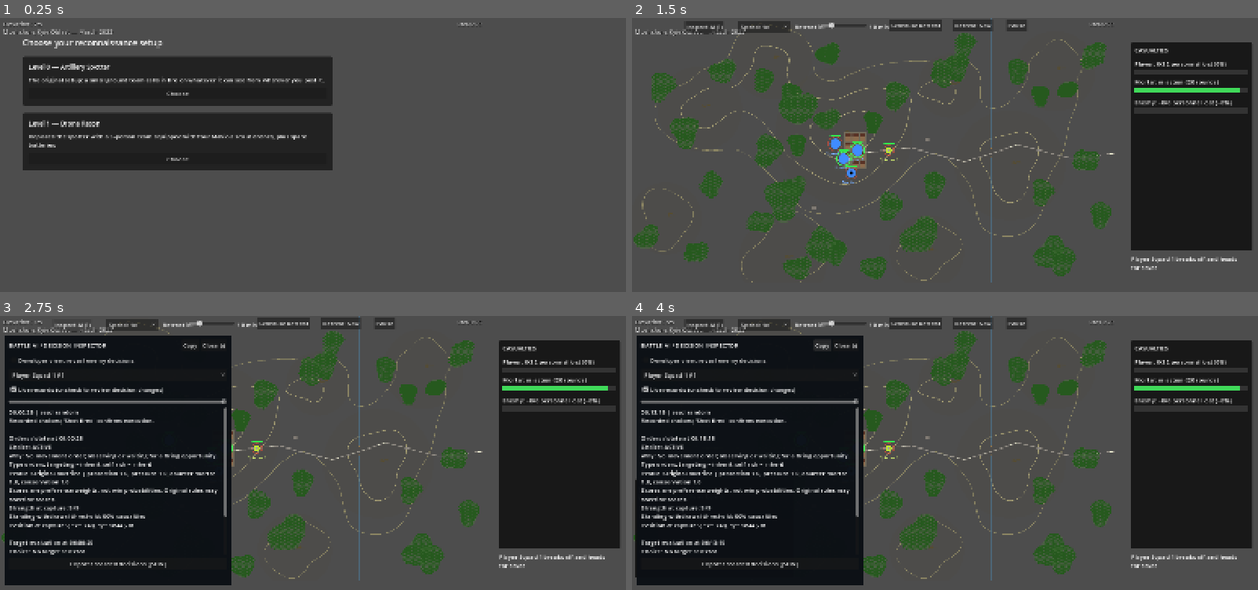
Above: before the commit, frames 1-4 (two rows, left to right).
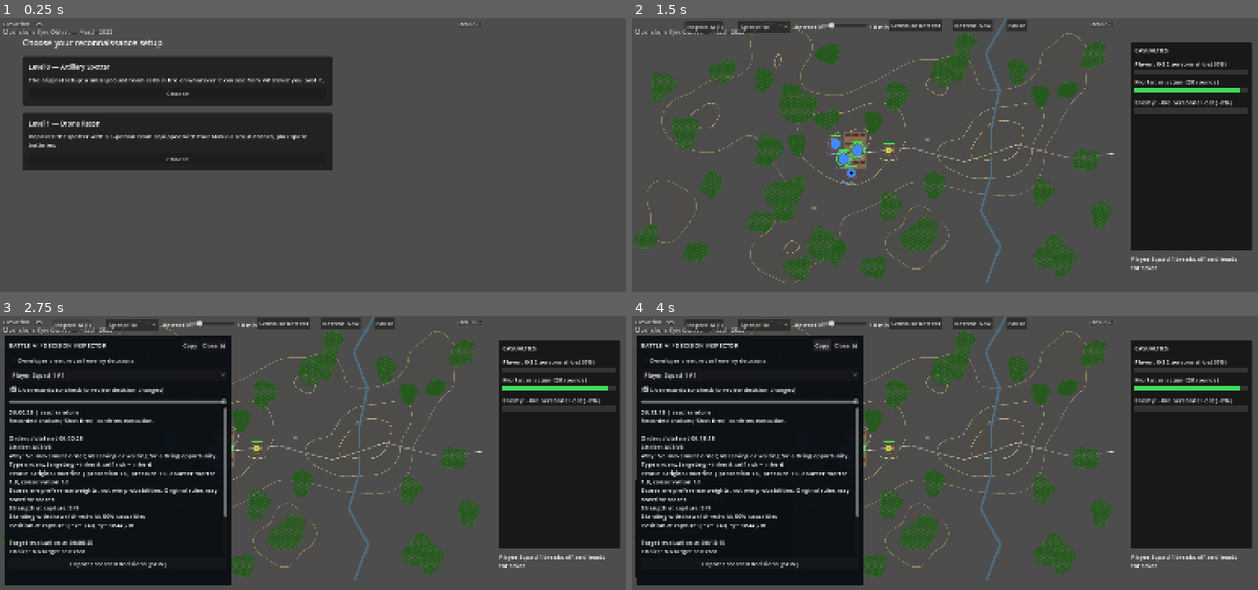
Above: after the commit, the same moments.

Repository: verybadcat/Drones
Game: Godot game, scene res://scenes/Main.tscn
The game is run twice, just before and just after one commit, with the same random seed, the same clock (stepped at 60 frames per second) and the same inputs.
Inputs (mouse positions are in pixels of both pictures, inside the frame that each line leads up to):
- Up to frame 1 (0.25 s): no input
- Up to frame 2 (1.5 s): click "Choose" at 0.5 s; click "Start Battle" at 1.25 s
- Up to frame 3 (2.75 s): click "Inspect AI (i)" at 2 s
- Up to frame 4 (4 s): tap Enter at 2.75 s; move the mouse to (1082, 444) at 2.77 s; hold D 2.78-3.5 s; tap I at 2.85 s; click (1082, 444) at 2.92 s; click "Copy" at 3.5 s

The runs differ from the first frame. In frame 1, less than 0.1% of the frame differs, in the area x 5-7%, y 1-3%; in frame 2, 2.4%, in the area x 1-74%, y 0-97%; in frame 3, 1.5%; in frame 4, 1.5%.

Commit message:
Make the river actually meander, and move the hills
Direct feedback: "River is a straight line!?!? Topo lines are very
similar if not identical." Both were real gaps - the river was two
straight rects flanking the bridge gap, and CURRENT_MAP.hills had been
carried over from the old fictional map completely unchanged.

River now has a real winding path_m (9 points, ~230m of deviation);
_build_river_rects builds one blocking rect per leg instead of two long
ones, reusing the same rect-crossing check throughout. The bridge sits
on a deliberately straight ~600m reach so the gap-splitting math stays
simple. _draw_river now walks the path's own legs instead of drawing the
blocking rects directly, so it reads as a winding line.

Repositioned/resized most hills and added a new one: a near-bank bluff
overlooking the crossing on the defender's side, paired with the
existing enemy-side rise reworked into an explicit far-bank bluff - real
river valleys are typically flanked on both sides.

Co-Authored-By: Claude Sonnet 5 <noreply@anthropic.com>

Diff:
--- a/scripts/game_config.gd
+++ b/scripts/game_config.gd
@@ -159,35 +159,43 @@
 	## advantage; the rest add varied, natural-looking relief across the
 	## whole battlefield.
 	"hills": [
-		{"center_m": Vector2(1300.0, 1550.0), "radius_m": 650.0, "height_m": 35.0, "warp_harmonics": [
+		{"center_m": Vector2(1400.0, 1650.0), "radius_m": 600.0, "height_m": 32.0, "warp_harmonics": [
 			{"frequency": 2, "amplitude": 0.18, "phase": 0.4}, {"frequency": 3, "amplitude": 0.12, "phase": 2.1},
 		]}, # the village's high ground
-		{"center_m": Vector2(500.0, 3200.0), "radius_m": 420.0, "height_m": 18.0, "warp_harmonics": [
+		{"center_m": Vector2(600.0, 3050.0), "radius_m": 380.0, "height_m": 20.0, "warp_harmonics": [
 			{"frequency": 2, "amplitude": 0.15, "phase": 1.0}, {"frequency": 4, "amplitude": 0.1, "phase": 0.5},
 		]}, # rear rise, south
-		{"center_m": Vector2(3500.0, 1950.0), "radius_m": 520.0, "height_m": 26.0, "warp_harmonics": [
+		{"center_m": Vector2(3550.0, 1550.0), "radius_m": 420.0, "height_m": 28.0, "warp_harmonics": [
 			{"frequency": 3, "amplitude": 0.16, "phase": 1.8}, {"frequency": 2, "amplitude": 0.13, "phase": 3.0},
-		]}, # a rise on the enemy's approach
-		{"center_m": Vector2(4100.0, 700.0), "radius_m": 380.0, "height_m": 15.0, "warp_harmonics": [
+		]}, # far-bank bluff overlooking the crossing, attacker side
+		# Real river valleys are typically flanked on both sides — the
+		# attacker's own far-bank bluff above pairs with this one on the
+		# defender's near bank, giving whoever holds it real observation
+		# and fields of fire directly over the one crossing, not just
+		# "behind the village" in the abstract.
+		{"center_m": Vector2(2950.0, 1850.0), "radius_m": 320.0, "height_m": 24.0, "warp_harmonics": [
+			{"frequency": 2, "amplitude": 0.17, "phase": 0.6}, {"frequency": 3, "amplitude": 0.11, "phase": 2.5},
+		]}, # near-bank bluff overlooking the crossing, defender side
+		{"center_m": Vector2(4250.0, 600.0), "radius_m": 340.0, "height_m": 16.0, "warp_harmonics": [
 			{"frequency": 2, "amplitude": 0.14, "phase": 2.5}, {"frequency": 5, "amplitude": 0.08, "phase": 1.2},
 		]}, # minor rise, north
-		{"center_m": Vector2(350.0, 550.0), "radius_m": 380.0, "height_m": 20.0, "warp_harmonics": [
+		{"center_m": Vector2(450.0, 480.0), "radius_m": 350.0, "height_m": 19.0, "warp_harmonics": [
 			{"frequency": 3, "amplitude": 0.17, "phase": 0.9}, {"frequency": 2, "amplitude": 0.11, "phase": 2.7},
 		]}, # ridge west of the village, rear
-		{"center_m": Vector2(2400.0, 3100.0), "radius_m": 350.0, "height_m": 16.0, "warp_harmonics": [
+		{"center_m": Vector2(2300.0, 2950.0), "radius_m": 330.0, "height_m": 17.0, "warp_harmonics": [
 			{"frequency": 2, "amplitude": 0.16, "phase": 1.5}, {"frequency": 4, "amplitude": 0.09, "phase": 0.3},
 		]}, # rise above the southern woods
-		{"center_m": Vector2(2700.0, 900.0), "radius_m": 300.0, "height_m": 14.0, "warp_harmonics": [
+		{"center_m": Vector2(2600.0, 820.0), "radius_m": 310.0, "height_m": 15.0, "warp_harmonics": [
 			{"frequency": 3, "amplitude": 0.15, "phase": 2.2}, {"frequency": 2, "amplitude": 0.12, "phase": 0.7},
 		]}, # rise along the road's midpoint bend
 		# West flank (negative x — see WEST_FLANK_WIDTH_M): open, undeveloped
 		# ground with no deployment zones or buildings, but not a
 		# featureless void either — natural relief continuing the same
 		# rolling-hills character as the rest of the map.
-		{"center_m": Vector2(-600.0, 1200.0), "radius_m": 400.0, "height_m": 22.0, "warp_harmonics": [
+		{"center_m": Vector2(-550.0, 1300.0), "radius_m": 380.0, "height_m": 21.0, "warp_harmonics": [
 			{"frequency": 2, "amplitude": 0.16, "phase": 1.1}, {"frequency": 3, "amplitude": 0.1, "phase": 2.9},
 		]}, # west flank rise
-		{"center_m": Vector2(-1050.0, 2650.0), "radius_m": 340.0, "height_m": 17.0, "warp_harmonics": [
+		{"center_m": Vector2(-1000.0, 2550.0), "radius_m": 320.0, "height_m": 18.0, "warp_harmonics": [
 			{"frequency": 3, "amplitude": 0.14, "phase": 0.6}, {"frequency": 2, "amplitude": 0.13, "phase": 3.2},
 		]}, # west flank rise, south
 	],
@@ -376,16 +384,35 @@
 	## breaching the Kozarovychi dam upstream — this map depicts the region
 	## as it stood BEFORE the attack, and that flooding was a specific
 	## defensive act during the fighting itself, not the terrain's starting
-	## state. Modeled as two full-height rectangles either side of the
-	## crossing rather than one band with a hole, so both "is this point in
-	## the river" and "does this path cross the river" reduce to the same
-	## rect-crossing check _line_crosses_rect already provides for BUILDING
-	## zones — see _build_river_rects.
+	## state.
+	##
+	## `path_m` is the river's actual course — a real river meanders, not a
+	## straight line, and drawing/blocking it as one looked exactly like
+	## what it was (a token line, not a river). Each leg between consecutive
+	## points becomes its own blocking rect (see _build_river_rects), so
+	## the winding shape costs nothing extra: still the same rect-crossing
+	## check _line_crosses_rect already provides for BUILDING zones, just
+	## applied to several short legs instead of one long one. The stretch
+	## from y=1490 to y=2090 is deliberately kept straight and at exactly
+	## `x_m` — real bridges are sited on stable, straight reaches, not mid-
+	## bend, and it keeps the gap-splitting math simple axis-aligned
+	## arithmetic instead of needing real polygon geometry.
 	"river": {
-		"x_m": 3250.0,
+		"x_m": 3250.0, # the crossing's own x — also the path's x through its straight bridge reach below
 		"width_m": 30.0,
 		"bridge_y_m": 1790.0, # matches the road waypoint above — the road already crosses here
 		"bridge_half_width_m": 60.0, # ~120m passable gap: a real chokepoint, not a single-file pinhole
+		"path_m": [
+			Vector2(3450.0, 0.0),
+			Vector2(3180.0, 480.0),
+			Vector2(3360.0, 950.0),
+			Vector2(3250.0, 1490.0),
+			Vector2(3250.0, 1790.0), # the bridge
+			Vector2(3250.0, 2090.0),
+			Vector2(3110.0, 2550.0),
+			Vector2(3370.0, 3020.0),
+			Vector2(3190.0, 3500.0),
+		],
 	},
 
 	"player": {
@@ -484,8 +511,15 @@
 
 ## Road/river data now lives in CURRENT_MAP (road_width_m/road_waypoints_m/
 ## river) — see that dictionary's own doc comment for why.
-static var _river_north_rect: Rect2
-static var _river_south_rect: Rect2
+## The river's own blocking geometry, built once from CURRENT_MAP.river's
+## `path_m` — a real river doesn't run in one straight line, so this is a
+## sequence of rects, one per leg of the path (each leg's bounding box,
+## padded by the river's half-width), not a single band. The one bridge
+## sits on a short DELIBERATELY straight stretch of the path (see the
+## path's own data comment) specifically so splitting a gap out of it
+## stays simple axis-aligned math instead of needing real polygon-vs-
+## segment geometry — everywhere else, the path is free to wander.
+static var _river_segment_rects: Array[Rect2] = []
 static var _river_rects_built: bool = false
 
 static func _build_river_rects() -> void:
@@ -493,26 +527,49 @@
 		return
 	_river_rects_built = true
 	var river: Dictionary = CURRENT_MAP.river
-	var x0: float = (river.x_m - river.width_m / 2.0) * PIXELS_PER_METER
-	var w: float = river.width_m * PIXELS_PER_METER
-	var gap_top: float = (river.bridge_y_m - river.bridge_half_width_m) * PIXELS_PER_METER
-	var gap_bottom: float = (river.bridge_y_m + river.bridge_half_width_m) * PIXELS_PER_METER
-	_river_north_rect = Rect2(x0, 0.0, w, gap_top)
-	_river_south_rect = Rect2(x0, gap_bottom, w, MAP_HEIGHT_PX - gap_bottom)
+	var path: Array = river.path_m
+	var half_w: float = river.width_m / 2.0 * PIXELS_PER_METER
+	var bridge_y_px: float = river.bridge_y_m * PIXELS_PER_METER
+	var half_gap_px: float = river.bridge_half_width_m * PIXELS_PER_METER
+	var gap_top: float = bridge_y_px - half_gap_px
+	var gap_bottom: float = bridge_y_px + half_gap_px
+	_river_segment_rects.clear()
+	for i in path.size() - 1:
+		var a: Vector2 = path[i] * PIXELS_PER_METER
+		var b: Vector2 = path[i + 1] * PIXELS_PER_METER
+		var y0: float = min(a.y, b.y)
+		var y1: float = max(a.y, b.y)
+		# The straight stretch spans the bridge gap — split it into
+		# whatever survives above/below the gap instead of one solid rect.
+		if is_equal_approx(a.x, b.x) and y0 < gap_bottom and y1 > gap_top:
+			if y0 < gap_top:
+				_river_segment_rects.append(Rect2(a.x - half_w, y0, half_w * 2.0, gap_top - y0))
+			if y1 > gap_bottom:
+				_river_segment_rects.append(Rect2(a.x - half_w, gap_bottom, half_w * 2.0, y1 - gap_bottom))
+			continue
+		var min_x: float = min(a.x, b.x) - half_w
+		var max_x: float = max(a.x, b.x) + half_w
+		_river_segment_rects.append(Rect2(min_x, y0, max_x - min_x, y1 - y0))
 
 
 ## True if `pos` sits in the (impassable) river itself, excluding the
 ## bridge gap.
 static func is_river_at(pos: Vector2) -> bool:
 	_build_river_rects()
-	return _river_north_rect.has_point(pos) or _river_south_rect.has_point(pos)
+	for rect in _river_segment_rects:
+		if rect.has_point(pos):
+			return true
+	return false
 
 
 ## True if the straight segment from `from` to `to` crosses the river
 ## outside the bridge gap — same convention as path_crosses_building.
 static func path_crosses_river(from: Vector2, to: Vector2) -> bool:
 	_build_river_rects()
-	return _line_crosses_rect(from, to, _river_north_rect) or _line_crosses_rect(from, to, _river_south_rect)
+	for rect in _river_segment_rects:
+		if _line_crosses_rect(from, to, rect):
+			return true
+	return false
 
 
 ## The point on the bridge closest to a straight line from `from` toward
@@ -2530,22 +2587,39 @@
 		_draw_forest_patch(ci, patch)
 
 
-## Drawn as the two blocking rects directly (rather than a single band),
-## so what's drawn is exactly what path_crosses_river/is_river_at actually
-## enforce — plus a short plank mark across the gap for the one bridge.
+## Drawn by following CURRENT_MAP.river's own path_m, not the blocking
+## rects directly — a real river winds, and drawing the (boxier,
+## bounding-box-padded) collision rects instead would look like a
+## staircase. The gap is cut out of whichever leg(s) actually cross the
+## bridge's y-range, same logic as _build_river_rects, so the drawn gap
+## always lines up with the one that's actually passable. A short plank
+## mark across the gap marks the bridge itself.
 static func _draw_river(ci: CanvasItem) -> void:
-	_build_river_rects()
 	var river: Dictionary = CURRENT_MAP.river
-	var water := Color(0.3, 0.45, 0.55, 0.65)
-	ci.draw_rect(_river_north_rect, water)
-	ci.draw_rect(_river_south_rect, water)
+	var path: Array = river.path_m
+	var width_px: float = river.width_m * PIXELS_PER_METER
+	var water := Color(0.3, 0.45, 0.55, 0.85)
+	var bridge_y_px: float = river.bridge_y_m * PIXELS_PER_METER
+	var half_gap_px: float = river.bridge_half_width_m * PIXELS_PER_METER
+	var gap_top: float = bridge_y_px - half_gap_px
+	var gap_bottom: float = bridge_y_px + half_gap_px
+	for i in path.size() - 1:
+		var a: Vector2 = path[i] * PIXELS_PER_METER
+		var b: Vector2 = path[i + 1] * PIXELS_PER_METER
+		var y0: float = min(a.y, b.y)
+		var y1: float = max(a.y, b.y)
+		if is_equal_approx(a.x, b.x) and y0 < gap_bottom and y1 > gap_top:
+			if y0 < gap_top:
+				ci.draw_line(Vector2(a.x, y0), Vector2(a.x, gap_top), water, width_px)
+			if y1 > gap_bottom:
+				ci.draw_line(Vector2(a.x, gap_bottom), Vector2(a.x, y1), water, width_px)
+			continue
+		ci.draw_line(a, b, water, width_px)
 	var bridge_x: float = river.x_m * PIXELS_PER_METER
-	var half_gap_px: float = river.bridge_half_width_m * PIXELS_PER_METER
-	var bridge_y_px: float = river.bridge_y_m * PIXELS_PER_METER
 	var plank := Color(0.55, 0.45, 0.3)
-	var y: float = bridge_y_px - half_gap_px
-	while y < bridge_y_px + half_gap_px:
-		ci.draw_line(Vector2(bridge_x - river.width_m * PIXELS_PER_METER / 2.0, y), Vector2(bridge_x + river.width_m * PIXELS_PER_METER / 2.0, y), plank, 2.0)
+	var y: float = gap_top
+	while y < gap_bottom:
+		ci.draw_line(Vector2(bridge_x - width_px / 2.0, y), Vector2(bridge_x + width_px / 2.0, y), plank, 2.0)
 		y += 10.0
 
 
Not shown, changed: docs/designs/tactical-commander-doctrine.md
